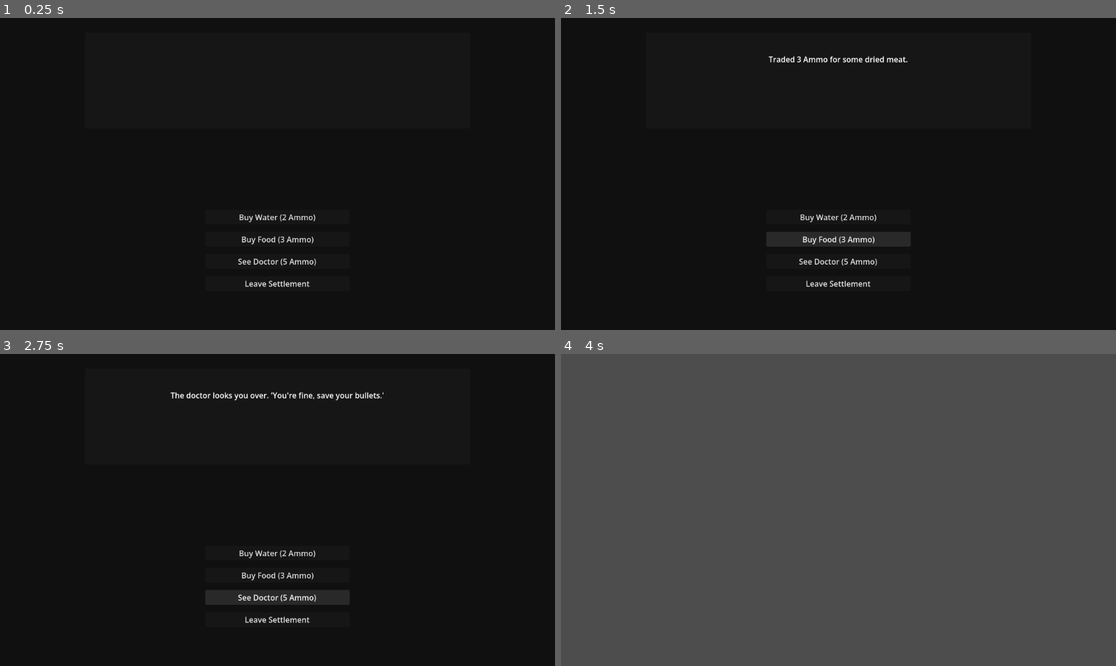
Above: before the commit, frames 1-4 (two rows, left to right).
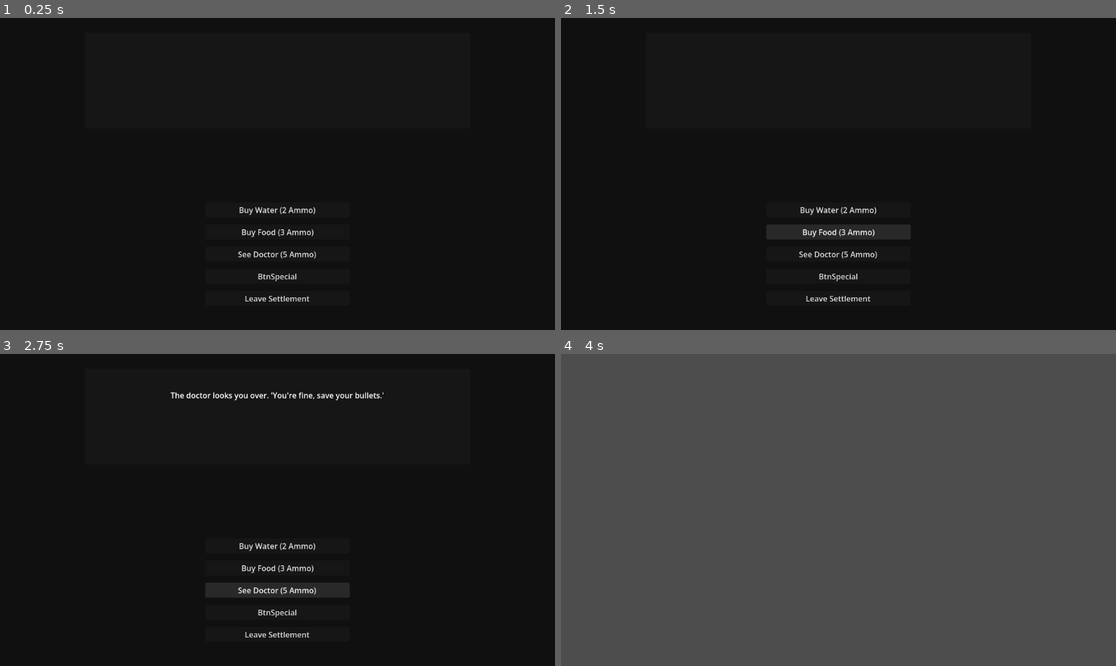
Above: after the commit, the same moments.

Repository: JoelSpicer/Across-The-Desert
Game: Godot game, scene res://Scene/SettlementPhase.tscn
The game is run twice, just before and just after one commit, with the same random seed, the same clock (stepped at 60 frames per second) and the same inputs. This scene is started directly instead of the project's main scene.
Inputs (mouse positions are in pixels of both pictures, inside the frame that each line leads up to):
- Up to frame 1 (0.25 s): no input
- Up to frame 2 (1.5 s): click "Buy Water (2 Ammo)" at 0.5 s; click "Buy Food (3 Ammo)" at 1.25 s
- Up to frame 3 (2.75 s): click "See Doctor (5 Ammo)" at 2 s
- Up to frame 4 (4 s): click (838, 612) at 2.75 s, where only the run after the commit has a clickable "BtnSpecial"; click (838, 634) at 3.5 s, where only the run after the commit has a clickable "Leave Settlement"

The runs differ from the first frame. In frame 1, 1.2% of the frame differs, in the area x 42-57%, y 60-91%; in frame 2, 2.4%, in the area x 37-63%, y 12-91%; in frame 3, 2.2%; in frame 4, nothing differs.
Error after the commit: Invalid access to property or key 'water_price' on a base object of type 'Dictionary'. (res://Scripts/SettlementPhase.gd:110)

Commit message:
more settlement events

Diff:
--- /dev/null
+++ b/Resource/Event/event_settlement_hermitsshack.tres
@@ -0,0 +1,24 @@
+[gd_resource type="Resource" script_class="NarrativeEvent" format=3 uid="uid://settle2hermit"]
+
+[ext_resource type="Script" uid="uid://tebrdjqw5ke" path="res://Scripts/NarrativeEvent.gd" id="1_hermit"]
+
+[resource]
+script = ExtResource("1_hermit")
+# Standard spawn weight
+event_weight = 8
+# This event makes the most thematic sense hidden in the rocky canyons
+required_keywords = Array[String](["canyons"])
+forbidden_keywords = Array[String]([])
+# The narrative text setting the scene
+event_text = "Tucked deeply into a fissure in the canyon wall is a shack built from scavenged sheet metal. A paranoid old man peers at you through a slit in the door, wearing a heavily stained surgical apron. 'You bleeding? I can fix bleeding,' he mutters."
+# Button 1 text
+choice_1_text = "Approach the Hermit's shack."
+# Button 2 text
+choice_2_text = "Back away slowly."
+# Taking time to stop and interact gives the Man in Black a slight lead
+choice_1_gap_penalty = 5
+# This exact string matches the dictionary key in SettlementPhase.gd
+choice_1_opens_settlement = "Hermit's Shack"
+# Ignoring the hermit keeps your pace up, saving Gap distance
+choice_2_gap_penalty = -5
+metadata/_custom_type_script = "uid://tebrdjqw5ke"
--- /dev/null
+++ b/Resource/Event/event_settlement_oasistraders.tres
@@ -0,0 +1,25 @@
+[gd_resource type="Resource" script_class="NarrativeEvent" format=3 uid="uid://settle3oasis"]
+
+[ext_resource type="Script" uid="uid://tebrdjqw5ke" path="res://Scripts/NarrativeEvent.gd" id="1_oasis"]
+
+[resource]
+script = ExtResource("1_oasis")
+# Slightly higher weight so players can reliably find it in the scrubland
+event_weight = 10
+# Scrubland makes the most sense for a lush watering hole
+required_keywords = Array[String](["scrubland"])
+forbidden_keywords = Array[String]([])
+# The narrative text setting the scene
+event_text = "You stumble upon a rare patch of hardy desert brush surrounding a murky watering hole. A group of heavily armed nomads have set up a small bazaar of tents near the water. They watch you carefully, but their weapons remain holstered."
+# Button 1 text
+choice_1_text = "Enter the Oasis bazaar."
+# Button 2 text
+choice_2_text = "Skirt around the camp."
+# Stopping at the bazaar takes a significant amount of time
+choice_1_gap_penalty = 10
+# This exact string matches the dictionary key in SettlementPhase.gd
+choice_1_opens_settlement = "Oasis Traders"
+# Bypassing the camp saves time but costs Grit as you walk away from water
+choice_2_gap_penalty = -10
+choice_2_grit_cost = -5
+metadata/_custom_type_script = "uid://tebrdjqw5ke"
--- a/Scene/SettlementPhase.tscn
+++ b/Scene/SettlementPhase.tscn
@@ -82,6 +82,11 @@
 layout_mode = 2
 text = "See Doctor (5 Ammo)"
 
+[node name="BtnSpecial" type="Button" parent="ButtonVBox" unique_id=308120958]
+unique_name_in_owner = true
+layout_mode = 2
+text = "BtnSpecial"
+
 [node name="BtnLeave" type="Button" parent="ButtonVBox" unique_id=1635653656]
 unique_name_in_owner = true
 layout_mode = 2
--- a/Scripts/SettlementPhase.gd
+++ b/Scripts/SettlementPhase.gd
@@ -3,40 +3,124 @@
 
 signal left_settlement
 
+# ------------------------------------------------------------------------
+# UI REFERENCES
+# ------------------------------------------------------------------------
 @onready var label_title = %LabelTitle
 @onready var label_feedback = %LabelFeedback
 
-# Shop Buttons
 @onready var btn_buy_water = %BtnBuyWater
 @onready var btn_buy_food = %BtnBuyFood
 @onready var btn_doctor = %BtnDoctor
+@onready var btn_special = %BtnSpecial # NEW: Button for unique items
 @onready var btn_leave = %BtnLeave
 
+# ------------------------------------------------------------------------
+# SETTLEMENT DATABASE
+# This dictionary stores the unique rules, prices, and stock for every
+# settlement in the game. You can easily add more here later!
+# ------------------------------------------------------------------------
+var settlement_db = {
+	"Scrap Town": {
+		"desc": "A rare safe haven. Your ammo is as good as gold here.",
+		"water_price": 2, "food_price": 3, "doc_price": 5,
+		"has_water": true, "has_food": true, "has_doc": true,
+		"special_item": "", "special_price": 0
+	},
+	"Oasis Traders": {
+		"desc": "A lush watering hole. Water is plentiful and cheap, but they lack medical supplies.",
+		"water_price": 1, "food_price": 2, "doc_price": 0,
+		"has_water": true, "has_food": true, "has_doc": false,
+		"special_item": "", "special_price": 0
+	},
+	"Hermit's Shack": {
+		"desc": "A crazy old doctor lives here in solitude. He has no food or water to spare.",
+		"water_price": 0, "food_price": 0, "doc_price": 3, # Doctor is cheaper here!
+		"has_water": false, "has_food": false, "has_doc": true,
+		"special_item": "Map", "special_price": 4 # Sells a unique item
+	}
+}
+
+# This tracks the data for whatever settlement the player is currently inside
+var current_data = {}
+
+# ------------------------------------------------------------------------
+# INITIALIZATION
+# ------------------------------------------------------------------------
 func _ready():
 	# Auto-wire the buttons
 	btn_buy_water.pressed.connect(_on_btn_buy_water_pressed)
 	btn_buy_food.pressed.connect(_on_btn_buy_food_pressed)
 	btn_doctor.pressed.connect(_on_btn_doctor_pressed)
+	btn_special.pressed.connect(_on_btn_special_pressed)
 	btn_leave.pressed.connect(_on_btn_leave_pressed)
 
 func open_settlement(settlement_name: String):
+	# Fallback to Scrap Town if the name isn't found in the database
+	if not settlement_db.has(settlement_name):
+		settlement_name = "Scrap Town"
+
+	current_data = settlement_db[settlement_name]
+
+	# Update the UI headers
 	label_title.text = "--- " + settlement_name.to_upper() + " ---"
-	label_feedback.text = "A rare safe haven. Your ammo is as good as gold here."
+	label_feedback.text = current_data["desc"]
+
+	# Configure the Water Button
+	if current_data["has_water"]:
+		btn_buy_water.text = "Buy Water (" + str(current_data["water_price"]) + " Ammo)"
+		btn_buy_water.show()
+	else:
+		btn_buy_water.hide()
+
+	# Configure the Food Button
+	if current_data["has_food"]:
+		btn_buy_food.text = "Buy Food (" + str(current_data["food_price"]) + " Ammo)"
+		btn_buy_food.show()
+	else:
+		btn_buy_food.hide()
+
+	# Configure the Doctor Button
+	if current_data["has_doc"]:
+		btn_doctor.text = "See Doctor (" + str(current_data["doc_price"]) + " Ammo)"
+		btn_doctor.show()
+	else:
+		btn_doctor.hide()
+
+	# Configure the Special Item Button
+	if current_data["special_item"] != "":
+		var item_name = current_data["special_item"]
+		var item_price = str(current_data["special_price"])
+		btn_special.text = "Buy " + item_name + " (" + item_price + " Ammo)"
+
+		# Hide the button if the player already owns this unique item
+		if GameState.inventory.has(item_name):
+			btn_special.hide()
+		else:
+			btn_special.show()
+	else:
+		btn_special.hide()
+
 	show()
 
+# ------------------------------------------------------------------------
+# BUTTON LOGIC
+# ------------------------------------------------------------------------
 func _on_btn_buy_water_pressed():
-	if GameState.ammo >= 2:
-		GameState.modify_ammo(-2)
-		GameState.modify_water(15) # Heals 15 water
-		label_feedback.text = "Traded 2 Ammo for a canteen of dirty water."
+	var price = current_data["water_price"]
+	if GameState.ammo >= price:
+		GameState.modify_ammo(-price)
+		GameState.modify_water(15)
+		label_feedback.text = "Traded " + str(price) + " Ammo for a canteen of water."
 	else:
 		label_feedback.text = "You don't have enough Ammo to trade for water."
 
 func _on_btn_buy_food_pressed():
-	if GameState.ammo >= 3:
-		GameState.modify_ammo(-3)
+	var price = current_data["food_price"]
+	if GameState.ammo >= price:
+		GameState.modify_ammo(-price)
 		GameState.modify_food(1)
-		label_feedback.text = "Traded 3 Ammo for some dried meat."
+		label_feedback.text = "Traded " + str(price) + " Ammo for some dried meat."
 	else:
 		label_feedback.text = "You don't have enough Ammo to trade for food."
 
@@ -45,14 +129,26 @@
 		label_feedback.text = "The doctor looks you over. 'You're fine, save your bullets.'"
 		return
 
-	if GameState.ammo >= 5:
-		GameState.modify_ammo(-5)
-		# Clear the first affliction in the array
+	var price = current_data["doc_price"]
+	if GameState.ammo >= price:
+		GameState.modify_ammo(-price)
 		var cured = GameState.current_afflictions[0]
 		GameState.remove_affliction(cured)
-		label_feedback.text = "Traded 5 Ammo. The doctor patched your " + cured + "."
+		label_feedback.text = "Traded " + str(price) + " Ammo. The doctor patched your " + cured + "."
 	else:
-		label_feedback.text = "You need 5 Ammo for medical attention."
+		label_feedback.text = "You need " + str(price) + " Ammo for medical attention."
+
+func _on_btn_special_pressed():
+	var price = current_data["special_price"]
+	var item = current_data["special_item"]
+
+	if GameState.ammo >= price:
+		GameState.modify_ammo(-price)
+		GameState.add_item(item)
+		label_feedback.text = "Traded " + str(price) + " Ammo for the " + item + "."
+		btn_special.hide() # Remove the button so they can't buy it twice
+	else:
+		label_feedback.text = "You need " + str(price) + " Ammo for the " + item + "."
 
 func _on_btn_leave_pressed():
 	hide()
